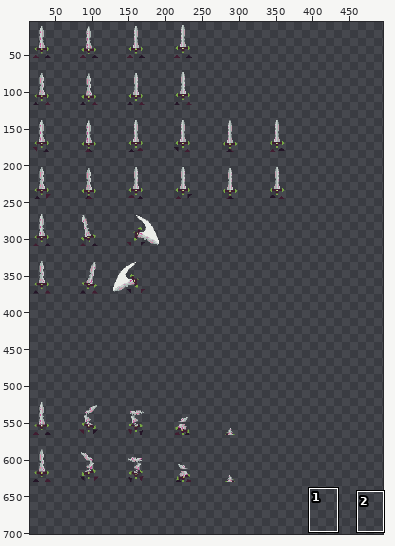
A sprite sheet gets an edit: Content/EnemyAdvancedSheet.png. Above, an overview of the earlier version with the close-up marked.
Close-up. First the earlier version:
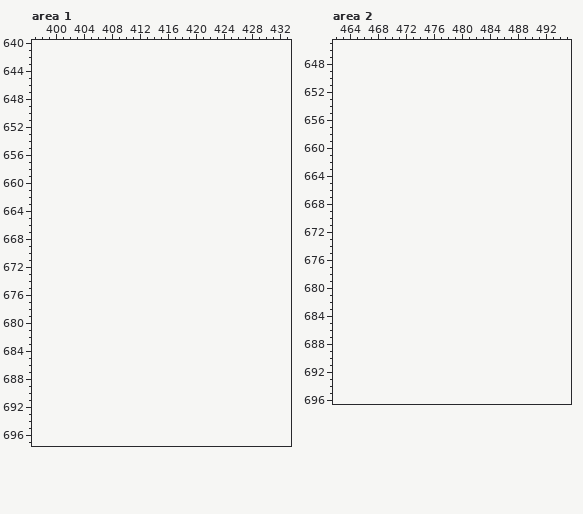
The file is 384x640 pixels. Shown: area 1: x 397..433, y 640..697; area 2: x 462..495, y 645..696. The old version is drawn lined up with the new one, on the new canvas. The wide view leaves out empty margins. The commit also changed other parts of the picture, which this record leaves out.
The result:
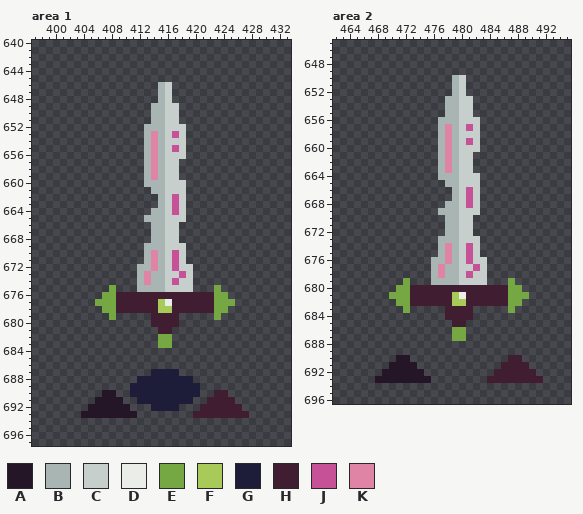
Palette (. is transparent): A #241527  B #a8b5b2  C #c7cfcc  D #ebede9  E #75a743  F #a8ca58  G #1e1d39  H #411d31  J #c65197  K #df84a5
Edits made:
canvas 384x640 -> 512x704
Changed rows in their new state; - is an unchanged pixel.
Area 1:
first column x 406:
646 ---------BC---------
647 ---------BC---------
648 ---------BC---------
649 --------BBCC--------
650 --------BBCC--------
651 --------BBCC--------
652 -------BBBCCC-------
653 -------BKBCJC-------
654 -------BKBCCC-------
655 -------BKBCJC-------
656 -------BKBCCC-------
657 -------BKBCC--------
658 -------BKBCC--------
659 -------BKBCC--------
660 -------BBBCCC-------
661 --------BBCCC-------
662 ---------BCJC-------
663 ---------BCJC-------
664 --------BBCJC-------
665 -------BBBCCC-------
666 --------BBCC--------
667 --------BBCC--------
668 --------BBCC--------
669 -------BBBCCC-------
670 -------BKBCJC-------
671 -------BKBCJC-------
672 ------BBKBCJCC------
673 ------BKBBCCJC------
674 ------BKBBCJCC------
675 --E---BBBBCCCC---E--
676 -EEHHHHHHHHHHHHHHEE-
677 EEEHHHHHHFDHHHHHHEEE
678 -EEHHHHHHFFHHHHHHEE-
679 --E-----HHHH-----E--
680 --------HHHH--------
681 ---------HH---------
682 ---------EE---------
683 ---------EE---------
first column x 404:
687 ----------GGGG----------
688 --------GGGGGGGG--------
689 -------GGGGGGGGGG-------
690 ---AA--GGGGGGGGGG--HH---
691 --AAAA--GGGGGGGG--HHHH--
692 -AAAAAA---GGGG---HHHHHH-
693 AAAAAAAA--------HHHHHHHH
Area 2:
first column x 468:
650 -----------BC-----------
651 -----------BC-----------
652 -----------BC-----------
653 ----------BBCC----------
654 ----------BBCC----------
655 ----------BBCC----------
656 ---------BBBCCC---------
657 ---------BKBCJC---------
658 ---------BKBCCC---------
659 ---------BKBCJC---------
660 ---------BKBCCC---------
661 ---------BKBCC----------
662 ---------BKBCC----------
663 ---------BKBCC----------
664 ---------BBBCCC---------
665 ----------BBCCC---------
666 -----------BCJC---------
667 -----------BCJC---------
668 ----------BBCJC---------
669 ---------BBBCCC---------
670 ----------BBCC----------
671 ----------BBCC----------
672 ----------BBCC----------
673 ---------BBBCCC---------
674 ---------BKBCJC---------
675 ---------BKBCJC---------
676 --------BBKBCJCC--------
677 --------BKBBCCJC--------
678 --------BKBBCJCC--------
679 ----E---BBBBCCCC---E----
680 ---EEHHHHHHHHHHHHHHEE---
681 --EEEHHHHHHFDHHHHHHEEE--
682 ---EEHHHHHHFFHHHHHHEE---
683 ----E-----HHHH-----E----
684 ----------HHHH----------
685 -----------HH-----------
686 -----------EE-----------
687 -----------EE-----------
690 ---AA--------------HH---
691 --AAAA------------HHHH--
692 -AAAAAA----------HHHHHH-
693 AAAAAAAA--------HHHHHHHH
Where, in picture pixels (left, top, right, bottom), the same in both close-ups:
added: (81, 82, 249, 418)
added: (375, 75, 543, 383)
